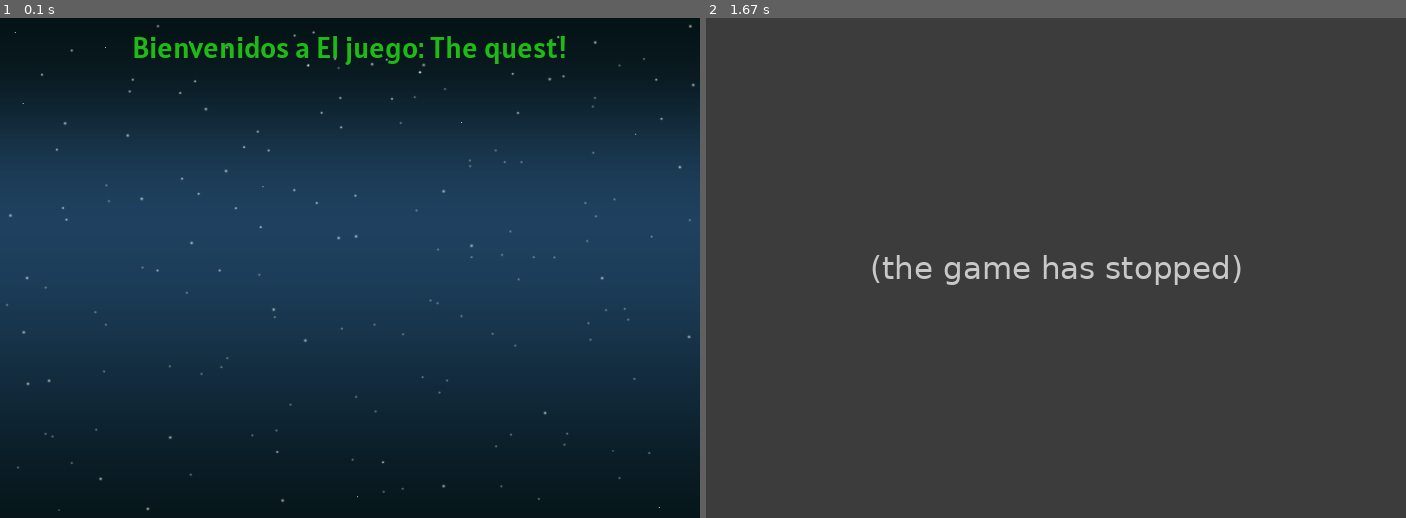
Above: before the commit, frames 1-2 (left to right).
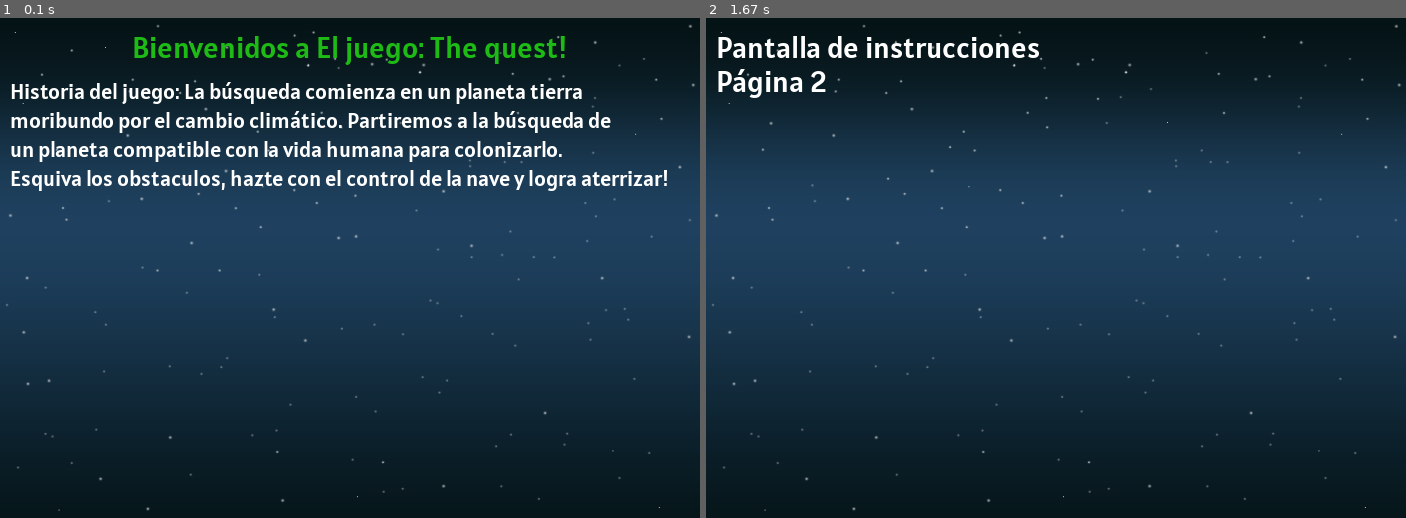
Above: after the commit, the same moments.

Repository: anbreaker/theQuestGamePyGame
Game: pygame game, started from screen.py
The game is run twice, just before and just after one commit, with the same random seed, the same clock (stepped at 60 frames per second) and the same inputs.
Inputs (mouse positions are in pixels of both pictures, inside the frame that each line leads up to):
- Up to frame 1 (0.1 s): no input
- Up to frame 2 (1.67 s): click (1056, 268) at 0.38 s

The runs differ from the first frame. In frame 1, 4.9% of the frame differs, in the area x 1-96%, y 12-35%; in frame 2, 100%, in the area x 0-100%, y 0-100%.
Error before the commit: NameError: name 'fuente' is not defined (screen.py line 99); the game stopped at 0.38 s (later frames are placeholders)

Commit message:
distancia entre lineas con get_linesize()

Diff:
--- a/screen.py
+++ b/screen.py
@@ -33,11 +33,14 @@
     fuente_titulo = pygame.font.Font('resources/fonts/alatsi.ttf', ALTO_TEXTO_TITULOS)
     fuente_descripciones = pygame.font.Font('resources/fonts/alatsi.ttf', ALTO_TEXTO_DESCRIPCIONES)
 
-    # Iteramos hasta que el usuario haga click sobre le botón de salida.
+    # Devuelve la altura en píxeles para distancia "ideal" entre líneas de texto con la fuente.
+    fd_linesize = fuente_descripciones.get_linesize()
+
+    # Iteramos hasta que el usuario haga click sobre el botón de salida.
     # Condicion de salida del bucle principal
     salir = False
 
-    #  Gestionamos como de rápido actualiza la pantalla
+    # Gestionamos como de rápido actualiza la pantalla
     reloj = pygame.time.Clock()
 
     mostrar_instrucciones = True  # Bandera para condicion
@@ -76,35 +79,32 @@
 
             # Texto por lineas y posicion en pantalla
             linea_texto2 = fuente_descripciones.render('Historia del juego: La búsqueda comienza en un planeta tierra', True, BLANCO)
-            # pantalla.blit(linea_texto2, [10, ALTO_TEXTO_TITULOS + 15])
+            pantalla.blit(linea_texto2, [10, ALTO_TEXTO_TITULOS + fd_linesize])
 
             # Texto por lineas y posicion en pantalla
             linea_texto3 = fuente_descripciones.render('moribundo por el cambio climático. Partiremos a la búsqueda de', True, BLANCO)
-            # pantalla.blit(linea_texto3, [10, (ALTO_TEXTO_TITULOS * 2 + 10) + 5])
+            pantalla.blit(linea_texto3, [10, ALTO_TEXTO_TITULOS + fd_linesize * 2])
 
             # Texto por lineas y posicion en pantalla
             linea_texto4 = fuente_descripciones.render('un planeta compatible con la vida humana para colonizarlo.', True, BLANCO)
-            # pantalla.blit(linea_texto4, [10, ALTO_TEXTO_DESCRIPCIONES + 5])
+            pantalla.blit(linea_texto4, [10, ALTO_TEXTO_TITULOS + fd_linesize * 3])
 
             # Texto por lineas y posicion en pantalla
             linea_texto5 = fuente_descripciones.render('Esquiva los obstaculos, hazte con el control de la nave y logra aterrizar!', True, BLANCO)
-            # pantalla.blit(linea_texto5, [10, ALTO_TEXTO_DESCRIPCIONES + 5])
-
-
-
+            pantalla.blit(linea_texto5, [10, ALTO_TEXTO_TITULOS + fd_linesize * 4])
 
 
         if pagina_de_instrucciones == 2:
             # Instrucciones de dibujo, página 2
-            linea_texto1 = fuente.render(
+            linea_texto1 = fuente_titulo.render(
                 'Pantalla de instrucciones', True, BLANCO)
             pantalla.blit(linea_texto1, [10, 10])
 
             # Texto por lineas y posicion en pantalla
-            linea_texto2 = fuente.render('Página 2', True, BLANCO)
+            linea_texto2 = fuente_titulo.render('Página 2', True, BLANCO)
             pantalla.blit(linea_texto2, [10, 44])
 
-        # # Limitamos a 20 fotogramas por segundo.
+        # Limitamos a 20 fotogramas por segundo.
         # reloj.tick(20)
         # Avancemos y actualicemos la pantalla con lo que hemos dibujado.
         pygame.display.flip()
